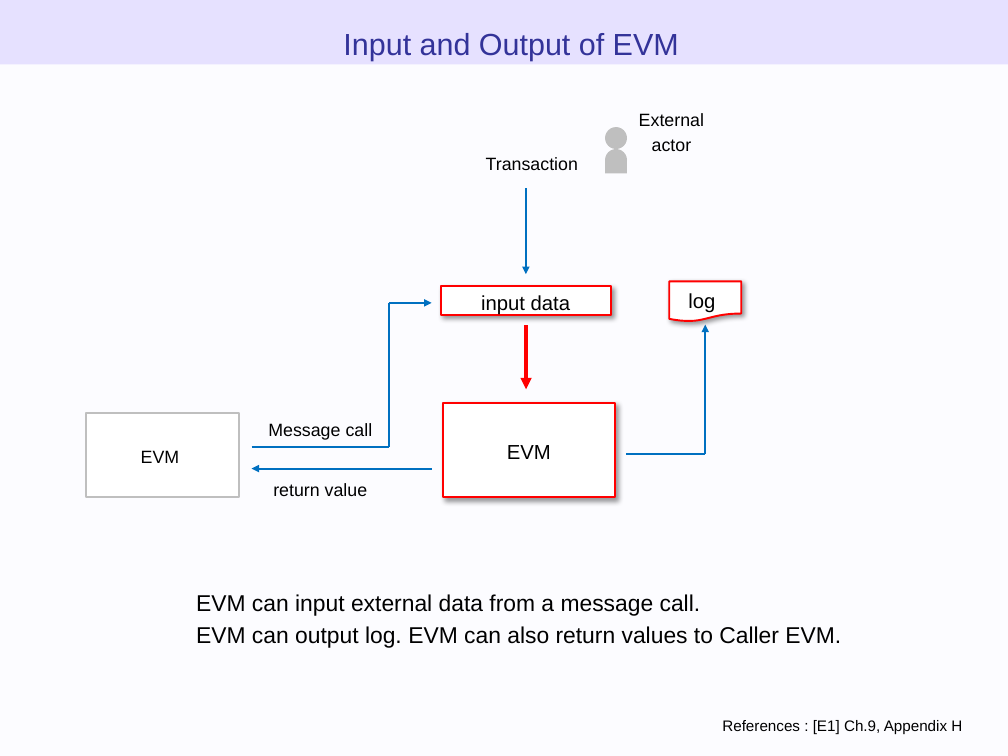
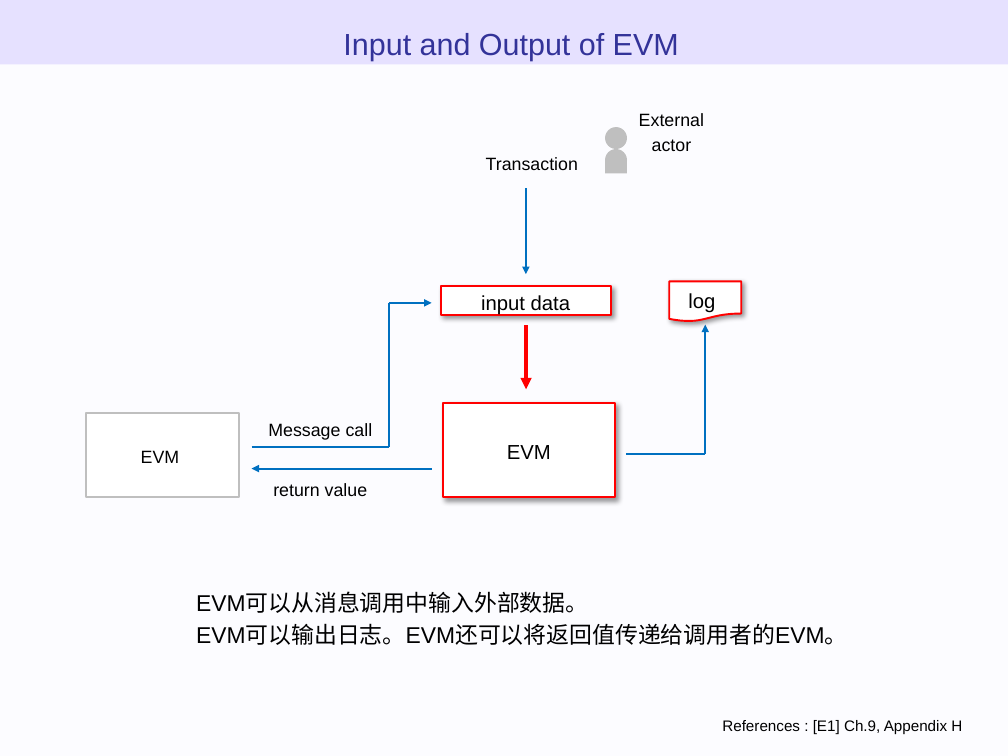
Before and after one commit to WTNO/Evm_Js_Learning, a slide deck: slide 65 of ethereum_evm_illustrated - 翻译.pptx. Drawn at 1008x756 pixels with LibreOffice and Linux fonts; fonts in the diff are those of the drawing. Boxes give left, top, right and bottom in pixels: in the first picture for what was removed or moved away, otherwise in the second. Text is boxed around its words. In the diff, an @@ line names an element or a change of style, - is before the commit and + after.

```diff
--- a/ethereum_evm_illustrated - 翻译.pptx
+++ b/ethereum_evm_illustrated - 翻译.pptx
@@ text at <box>196,593,847,645</box>: text changed @@
-EVM can input external data from a message call.
-EVM can output log. EVM can also return values to Caller EVM.
+EVM可以从消息调用中输入外部数据。
+EVM可以输出日志。EVM还可以将返回值传递给调用者的EVM。
```
Also in this commit, not shown: 8 other slides changed.
